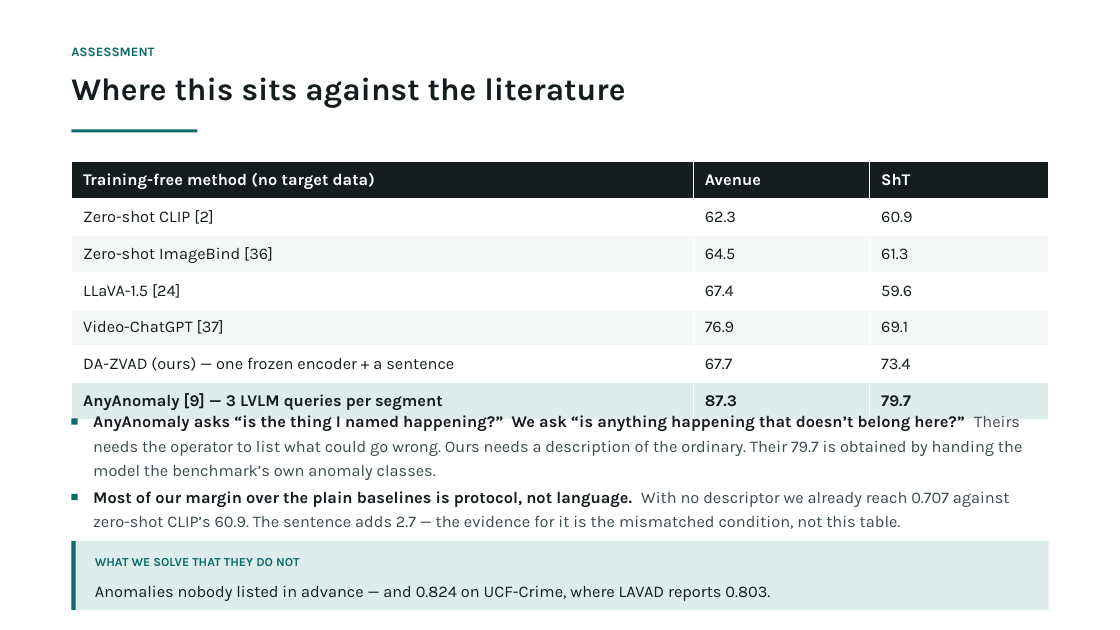
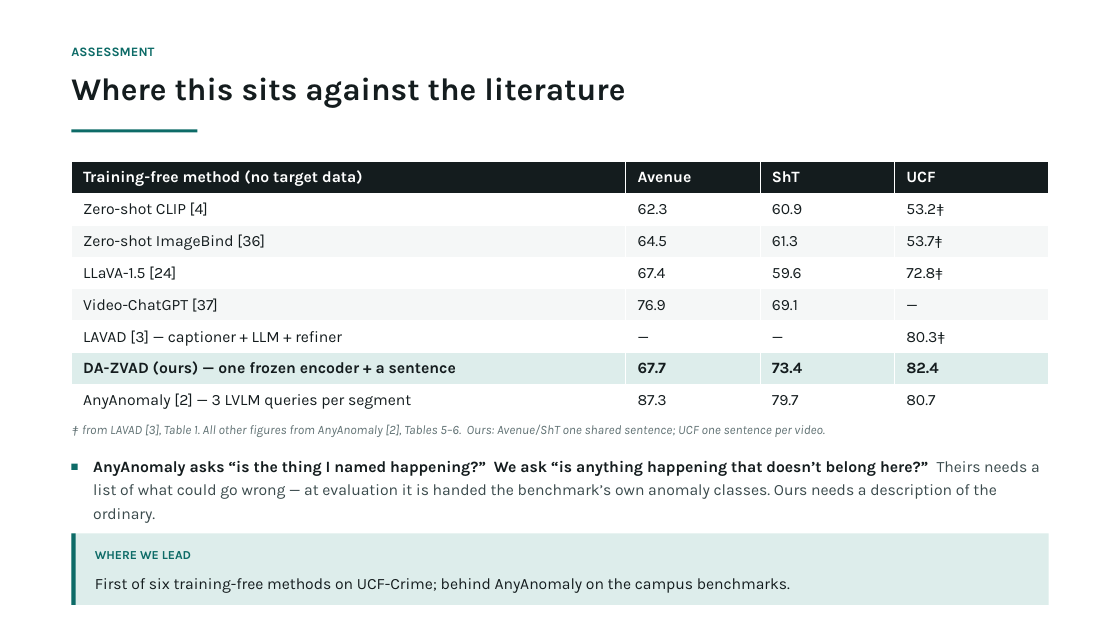
Before and after one commit to prakash-nitc/multimodal-anomaly-detection, a slide deck: slide 27 of docs/06_presentations/DA-ZVAD_Phase3_Review.pptx. Drawn at 1120x630 pixels with LibreOffice and Linux fonts; fonts in the diff are those of the drawing. Boxes give left, top, right and bottom in pixels: in the first picture for what was removed or moved away, otherwise in the second. Text is boxed around its words. In the diff, an @@ line names an element or a change of style, - is before the commit and + after.

Commit message:
Phase 3 deck full audit: setup slide (3 benchmarks, 418 videos, LLaVA), UCF-Crime in comparison and scene-count tables, wrong Ada-VAD citation fixed, within-video finding on interpretation/limitations/summary, plan follows master plan, references regenerated

```diff
--- a/docs/06_presentations/DA-ZVAD_Phase3_Review.pptx
+++ b/docs/06_presentations/DA-ZVAD_Phase3_Review.pptx
@@ table at (71,161,1049,417) @@
-Training-free method (no target data) | Avenue | ShT
-Zero-shot CLIP [2] | 62.3 | 60.9
-Zero-shot ImageBind [36] | 64.5 | 61.3
-LLaVA-1.5 [24] | 67.4 | 59.6
-Video-ChatGPT [37] | 76.9 | 69.1
-DA-ZVAD (ours) — one frozen encoder + a sentence | 67.7 | 73.4
-AnyAnomaly [9] — 3 LVLM queries per segment | 87.3 | 79.7
+Training-free method (no target data) | Avenue | ShT | UCF
+Zero-shot CLIP [4] | 62.3 | 60.9 | 53.2‡
+Zero-shot ImageBind [36] | 64.5 | 61.3 | 53.7‡
+LLaVA-1.5 [24] | 67.4 | 59.6 | 72.8‡
+Video-ChatGPT [37] | 76.9 | 69.1 | —
+LAVAD [3] — captioner + LLM + refiner | — | — | 80.3‡
+DA-ZVAD (ours) — one frozen encoder + a sentence | 67.7 | 73.4 | 82.4
+AnyAnomaly [2] — 3 LVLM queries per segment | 87.3 | 79.7 | 80.7
@@ rectangle removed at (71,418,77,424) @@
@@ text added at (82,424,824,437), 11 pt, text #617274, italic @@
+‡ from LAVAD [3], Table 1. All other figures from AnyAnomaly [2], Tables 5–6. Ours: Avenue/ShT one shared sentence; UCF one sentence per video.
@@ rectangle: place and size @@
-rectangle at (71,494,77,500)
+rectangle at (71,464,77,470)
@@ text at (93,461,1040,499): text changed; size 14 to 13.5 pt @@
-AnyAnomaly asks “is the thing I named happening?” We ask “is anything happening that doesn’t belong here?” Theirs needs the operator to list what could go wrong. Ours needs a description of the ordinary. Their 79.7 is obtained by handing the model the benchmark’s own anomaly classes.
+AnyAnomaly asks “is the thing I named happening?” We ask “is anything happening that doesn’t belong here?” Theirs needs a list of what could go wrong — at evaluation it is handed the benchmark’s own anomaly classes. Ours needs a description of the ordinary.
@@ text removed at (93,491,1010,527) @@
-Most of our margin over the plain baselines is protocol, not language. With no descriptor we already reach 0.707 against zero-shot CLIP’s 60.9. The sentence adds 2.7 — the evidence for it is the mismatched condition, not this table.
@@ rectangle: place and size @@
-rectangle at (71,541,1049,610)
+rectangle at (71,534,1049,605)
@@ rectangle: place and size @@
-rectangle at (71,541,76,610)
+rectangle at (71,534,76,605)
@@ text added at (95,551,191,559), 10.5 pt, text #0D6B67, bold @@
+WHERE WE LEAD
@@ text at (95,578,790,593): text changed; size 10.5 to 13.5 pt; text colour #0D6B67 to #141C1E; bold off @@
-WHAT WE SOLVE THAT THEY DO NOT
+First of six training-free methods on UCF-Crime; behind AnyAnomaly on the campus benchmarks.
@@ text removed at (95,586,770,601) @@
-Anomalies nobody listed in advance — and 0.824 on UCF-Crime, where LAVAD reports 0.803.
```
Also in this commit, not shown: 12 other slides changed, 1 other file.
